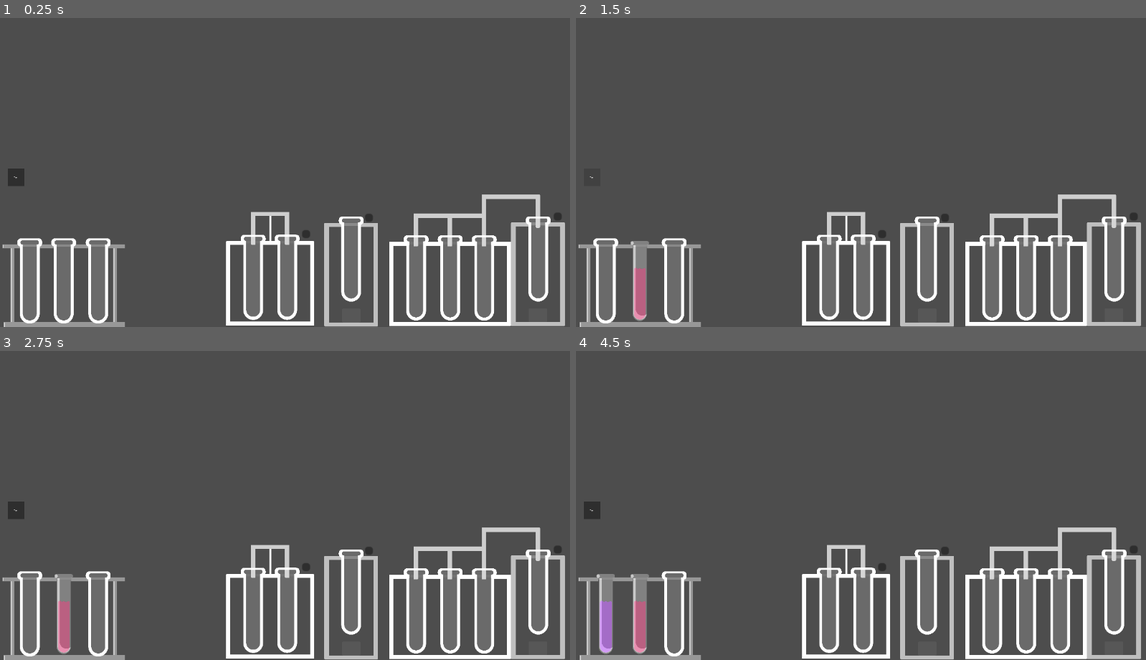
Above: before the commit, frames 1-4 (two rows, left to right).
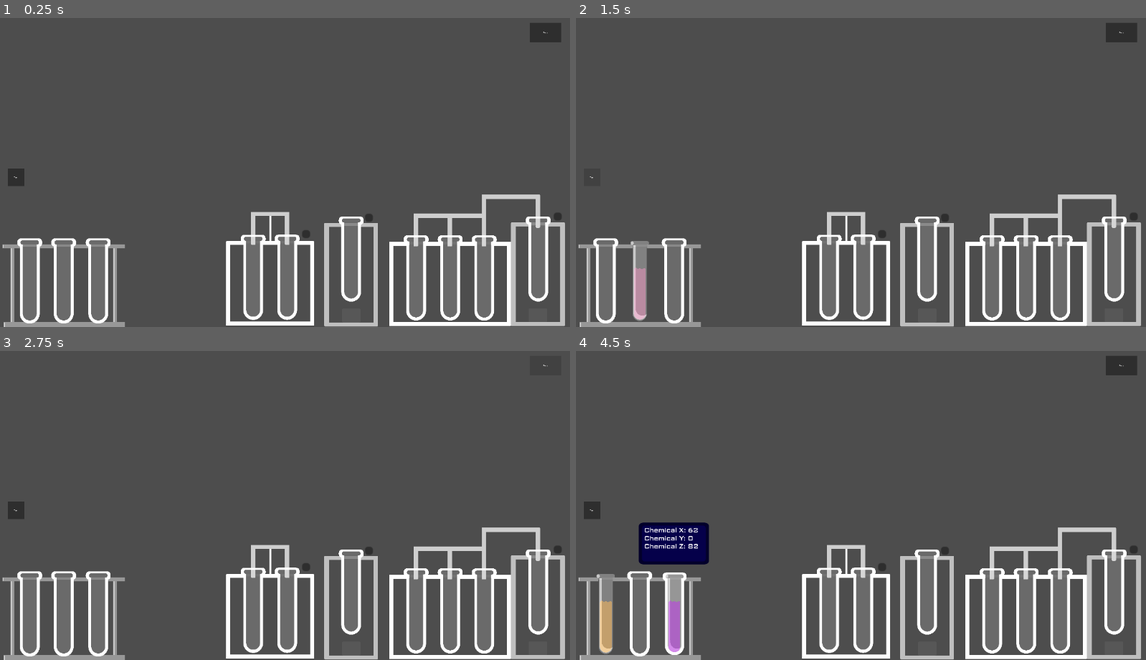
Above: after the commit, the same moments.

Repository: DevEhanTariq/godot-wild-jam-94
Game: Godot game, scene res://MainScenes/Workshop.tscn
Two runs of this game, one before a commit and one after it. Both use one fixed random seed, a clock stepped at 60 frames per second and the inputs below.
Inputs (mouse positions are in pixels of both pictures, inside the frame that each line leads up to):
- Up to frame 1 (0.25 s): no input
- Up to frame 2 (1.5 s): click (638, 280) at 0.52 s; click "Trash" at 1.25 s
- Up to frame 3 (2.75 s): click (547, 366) at 2 s, where only the run after the commit has a clickable "Reset"
- Up to frame 4 (4.5 s): click (604, 613) at 2.77 s; click "Trash" at 3.5 s; click (672, 613) at 4.27 s

The runs differ from the first frame. In frame 1, 0.3% of the frame differs, in the area x 92-99%, y 1-8%; in frame 2, 0.7%; in frame 3, 0.8%; in frame 4, 3.9%, in the area x 4-99%, y 1-99%.

Commit message:
Fix: Fixing Distiller Inventory
- Fixing Distiller Inventory

Diff:
--- a/ExtraScenes/distiller.gd
+++ b/ExtraScenes/distiller.gd
@@ -1,9 +1,6 @@
 extends Node2D
 
 var TestTubes = []
-var Selected = 0
-
-var SelectedDevice = null
 
 # Called when the node enters the scene tree for the first time.
 func _ready() -> void:
@@ -12,8 +9,7 @@
 
 # Called every frame. 'delta' is the elapsed time since the previous frame.
 func _process(delta: float) -> void:
-	pass
-
+	print(len(TestTubes))
 
 func _on_button_pressed() -> void:
 	var TubeX = $TestTubeOutline3
@@ -24,13 +20,15 @@
 	var OutTubeZ = $TestTubeOutline4/TestTube
 	var InTube = $TestTubeOutline/TestTube
 
+	TestTubes = []
+
 	TubeX.delete = false
 	TubeX.distill = true
 	TubeX._on_button_pressed()
 	OutTubeX.CX = InTube.CX
 	OutTubeX.CY = 0.0
 	OutTubeX.CZ = 0.0
-	TestTubes.append([OutTubeX.CX, OutTubeX.CY, OutTubeX.CZ, len(TestTubes)])
+	TestTubes.append([OutTubeX.CX, OutTubeX.CY, OutTubeX.CZ])
 
 	TubeY.delete = false
 	TubeY.distill = true
@@ -38,7 +36,7 @@
 	OutTubeY.CX = 0.0
 	OutTubeY.CY = InTube.CY
 	OutTubeY.CZ = 0.0
-	TestTubes.append([OutTubeY.CX, OutTubeY.CY, OutTubeY.CZ, len(TestTubes)])
+	TestTubes.append([OutTubeY.CX, OutTubeY.CY, OutTubeY.CZ])
 
 	TubeZ.delete = false
 	TubeZ.distill = true
@@ -46,10 +44,13 @@
 	OutTubeZ.CX = 0.0
 	OutTubeZ.CY = 0.0
 	OutTubeZ.CZ = InTube.CZ
-	TestTubes.append([OutTubeZ.CX, OutTubeZ.CY, OutTubeZ.CZ, len(TestTubes)])
+	TestTubes.append([OutTubeZ.CX, OutTubeZ.CY, OutTubeZ.CZ])
 
 	InTube.CX = 0.0
 	InTube.CY = 0.0
 	InTube.CZ = 0.0
-	TestTubes.remove_at(0)
-	TestTubes.append([InTube.CX, InTube.CY, InTube.CZ, len(TestTubes)])
+	TestTubes.append([InTube.CX, InTube.CY, InTube.CZ])
+
+	TubeX.delete = true
+	TubeY.delete = true
+	TubeZ.delete = true
--- a/ExtraScenes/evaporator.gd
+++ b/ExtraScenes/evaporator.gd
@@ -15,6 +15,6 @@
 
 func _on_button_pressed() -> void:
 	var Chemical = $TestTubeOutline/TestTube
-	Chemical.CX = Chemical.CX*0.8
-	Chemical.CY = Chemical.CY*0.8
-	Chemical.CZ = Chemical.CZ*0.8
+	Chemical.CX = Chemical.CX*0.9
+	Chemical.CY = Chemical.CY*0.9
+	Chemical.CZ = Chemical.CZ*0.9
--- a/ExtraScenes/test_tube_outline.gd
+++ b/ExtraScenes/test_tube_outline.gd
@@ -22,8 +22,7 @@
 
 			localInventory.TestTubes.append(Global.TestTubes[Global.Selected])
 
-			if delete:
-				Global.RemoveTestTube()
+			Global.RemoveTestTube()
 
 			TestTube.CX = localInventory.TestTubes[-1][0]
 			TestTube.CY = localInventory.TestTubes[-1][1]
--- a/Globals.gd
+++ b/Globals.gd
@@ -8,9 +8,7 @@
 
 # Called when the node enters the scene tree for the first time.
 func _ready() -> void:
-	Global.TestTubes.append([randf_range(0.7,1.0), randf_range(0.0,1.0), randf_range(0.0,1.0)])
-	Global.TestTubes.append([randf_range(0.0,1.0), randf_range(0.7,1.0), randf_range(0.0,1.0)])
-	Global.TestTubes.append([randf_range(0.0,1.0), randf_range(0.0,1.0), randf_range(0.7,1.0)])
+	pass
 
 # Called every frame. 'delta' is the elapsed time since the previous frame.
 func _process(delta: float) -> void:
--- a/MainScenes/Workshop.tscn
+++ b/MainScenes/Workshop.tscn
@@ -1,12 +1,14 @@
 [gd_scene format=3 uid="uid://db6xpf45qwui5"]
 
 [ext_resource type="PackedScene" uid="uid://calr80v4crctk" path="res://ExtraScenes/TestTubeRack.tscn" id="1_464uu"]
+[ext_resource type="Script" uid="uid://llo1gxs63wdy" path="res://MainScenes/workshop.gd" id="1_srjkd"]
 [ext_resource type="PackedScene" uid="uid://c2pjwtub2fw8e" path="res://ExtraScenes/Mixer.tscn" id="2_0ds5k"]
 [ext_resource type="PackedScene" uid="uid://dh7i3arh7e1sg" path="res://ExtraScenes/Evaporator.tscn" id="3_eveyy"]
 [ext_resource type="PackedScene" uid="uid://wbep5vjrcadx" path="res://ExtraScenes/Distiller.tscn" id="4_srjkd"]
 [ext_resource type="PackedScene" uid="uid://4qgc87cmh78y" path="res://ExtraScenes/Trash.tscn" id="5_eveyy"]
 
 [node name="Node" type="Node" unique_id=980191888]
+script = ExtResource("1_srjkd")
 
 [node name="Camera2D" type="Camera2D" parent="." unique_id=358243922]
 zoom = Vector2(0.2, 0.2)
@@ -25,3 +27,12 @@
 
 [node name="Trash" parent="." unique_id=133999584 instance=ExtResource("5_eveyy")]
 position = Vector2(-2802, 28)
+
+[node name="Button" type="Button" parent="." unique_id=184228187]
+offset_left = 2441.0
+offset_top = -1437.0
+offset_right = 2755.0
+offset_bottom = -1240.0
+text = "Reset"
+
+[connection signal="pressed" from="Button" to="." method="_on_button_pressed"]
--- /dev/null
+++ b/MainScenes/workshop.gd
@@ -0,0 +1,18 @@
+extends Node
+
+
+# Called when the node enters the scene tree for the first time.
+func _ready() -> void:
+	Global.TestTubes = []
+	Global.TestTubes.append([randf_range(0.7,1.0), randf_range(0.0,1.0), randf_range(0.0,1.0)])
+	Global.TestTubes.append([randf_range(0.0,1.0), randf_range(0.7,1.0), randf_range(0.0,1.0)])
+	Global.TestTubes.append([randf_range(0.0,1.0), randf_range(0.0,1.0), randf_range(0.7,1.0)])
+
+
+# Called every frame. 'delta' is the elapsed time since the previous frame.
+func _process(delta: float) -> void:
+	pass
+
+
+func _on_button_pressed() -> void:
+	get_tree().reload_current_scene()
Not shown, added: MainScenes/workshop.gd.uid
